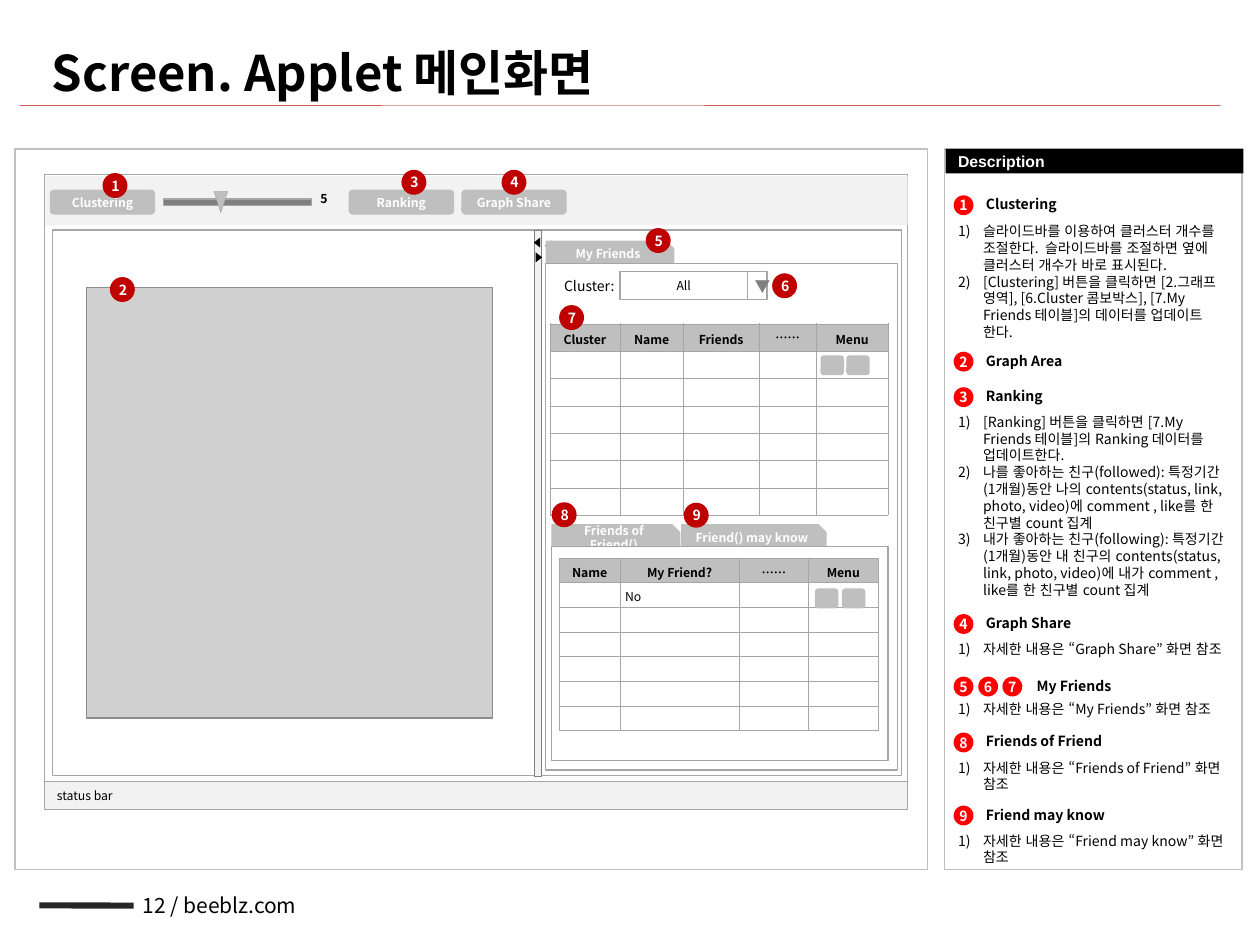
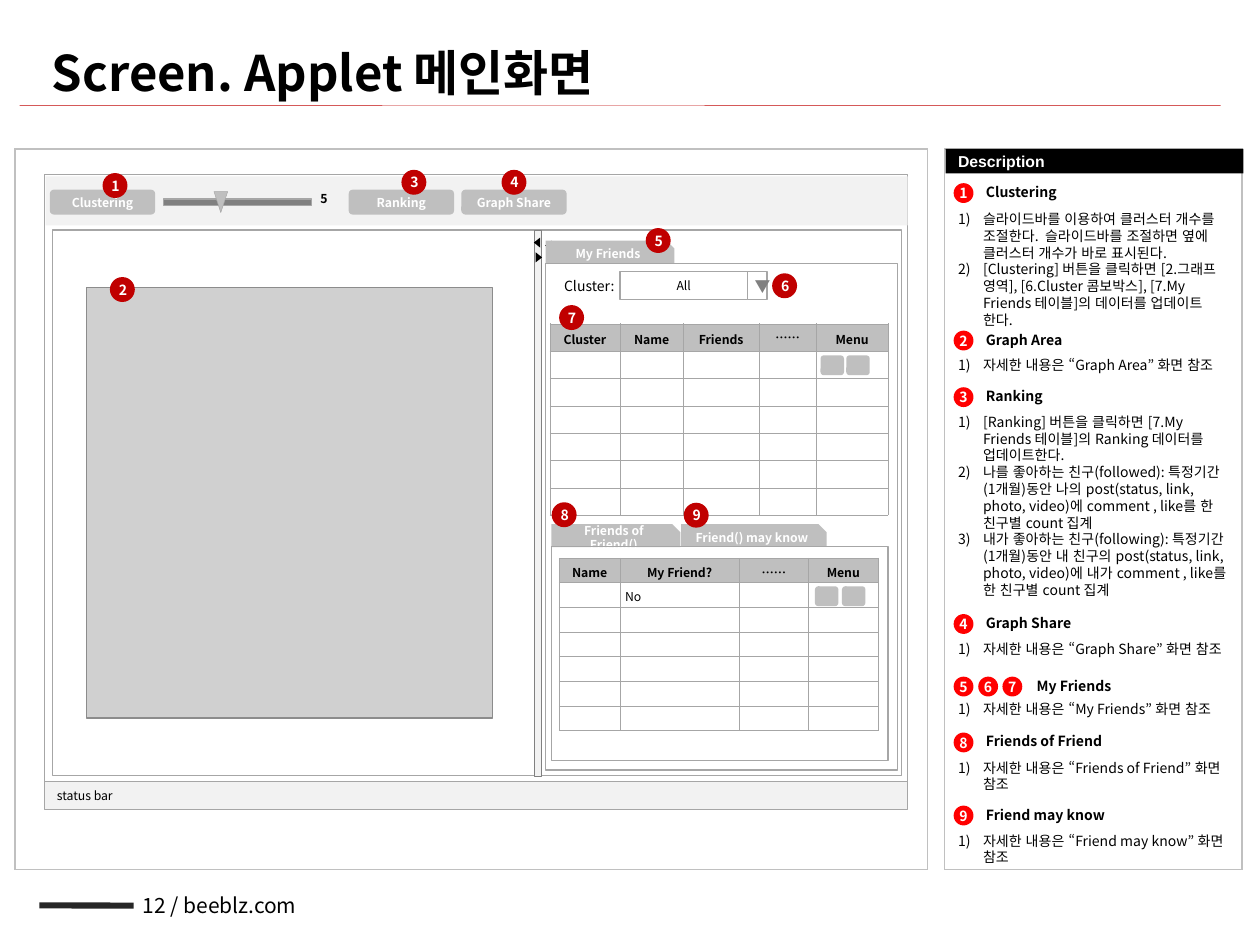
Before and after one commit to NathanaelFebrianto/sonya, a slide deck: slide 12 of beeblz/beeblz-facebook/doc/facebook_sna_v0.1_20101216_배영규.pptx. Drawn at 1260x945 pixels with LibreOffice and Linux fonts; fonts in the diff are those of the drawing; grey boxes stand for pictures. Boxes give left, top, right and bottom in pixels: in the first picture for what was removed or moved away, otherwise in the second. Text is boxed around its words. In the diff, an @@ line names an element or a change of style, - is before the commit and + after.

```diff
--- a/beeblz/beeblz-facebook/doc/facebook_sna_v0.1_20101216_배영규.pptx
+++ b/beeblz/beeblz-facebook/doc/facebook_sna_v0.1_20101216_배영규.pptx
@@ text "Clustering": place and size @@
-text "Clustering" at [986, 197, 1057, 213]
+text "Clustering" at [986, 185, 1057, 201]
@@ text "슬라이드바를 이용하여 클러스터 개수를 조절한다. ...": place and size @@
-text "슬라이드바를 이용하여 클러스터 개수를 조절한다. ..." at [983, 224, 1216, 338]
+text "슬라이드바를 이용하여 클러스터 개수를 조절한다. ..." at [983, 212, 1216, 326]
@@ ellipse "1": place and size @@
-ellipse "1" at [954, 195, 974, 215]
+ellipse "1" at [954, 183, 974, 203]
@@ text "Graph Area": place and size @@
-text "Graph Area" at [986, 355, 1062, 369]
+text "Graph Area" at [986, 334, 1062, 348]
@@ ellipse "2": place and size @@
-ellipse "2" at [954, 352, 974, 372]
+ellipse "2" at [954, 330, 974, 350]
@@ text added at [983, 358, 1213, 374], 8 pt, text #000000 @@
+1) 자세한 내용은 “Graph Area” 화면 참조
@@ text at [983, 465, 1226, 596]: text changed @@
-2) 나를 좋아하는 친구(followed): 특정기간(1개월)동안 나의 contents(status, link, photo, video)에 comment , like를 한 친구별 count 집계
-3) 내가 좋아하는 친구(following): 특정기간(1개월)동안 내 친구의 contents(status, link, photo, video)에 내가 comment , like를 한 친구별 count 집계
+2) 나를 좋아하는 친구(followed): 특정기간(1개월)동안 나의 post(status, link, photo, video)에 comment , like를 한 친구별 count 집계
+3) 내가 좋아하는 친구(following): 특정기간(1개월)동안 내 친구의 post(status, link, photo, video)에 내가 comment , like를 한 친구별 count 집계
```
Also in this commit, not shown: 2 other slides changed, 1 slide added.
